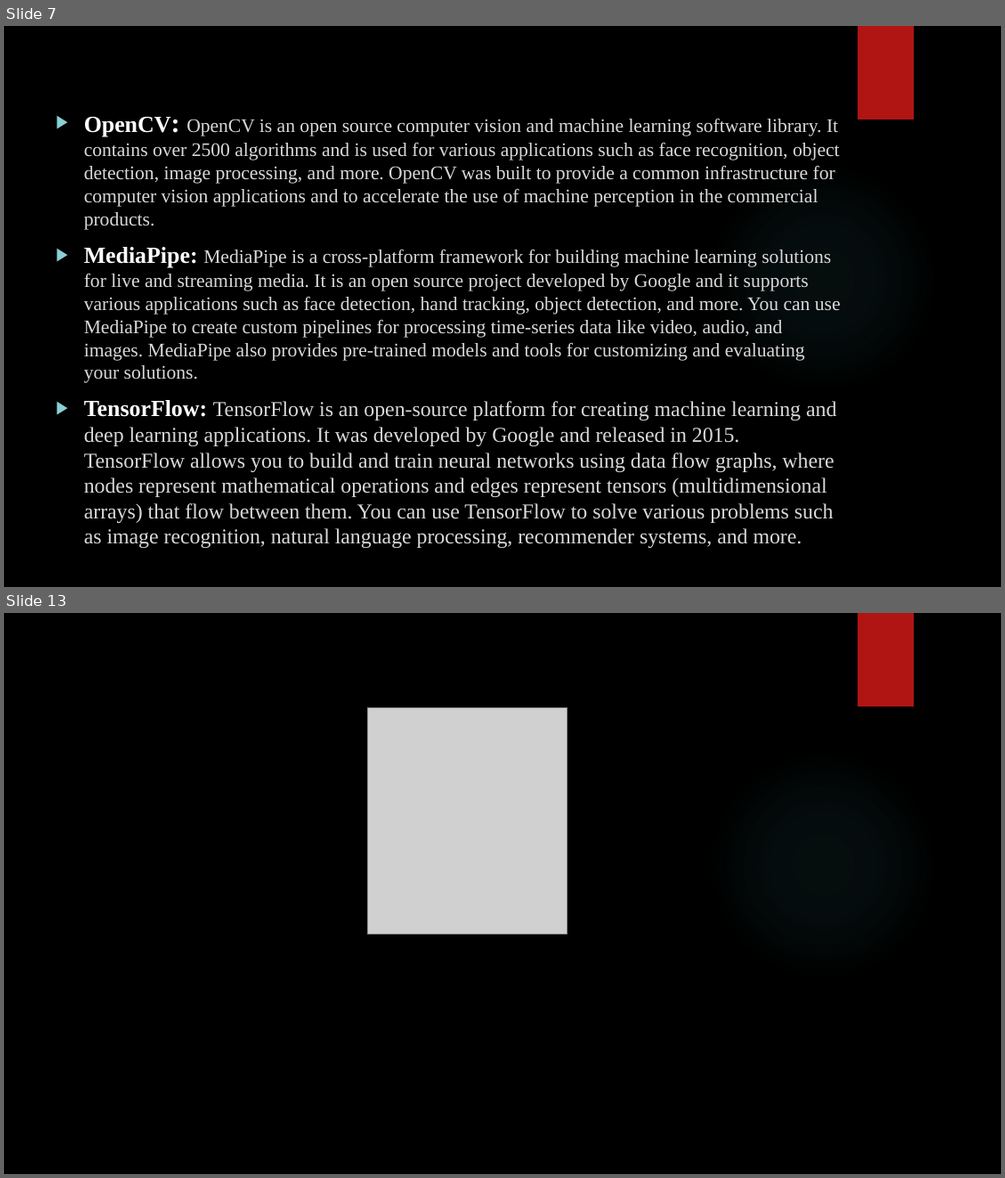
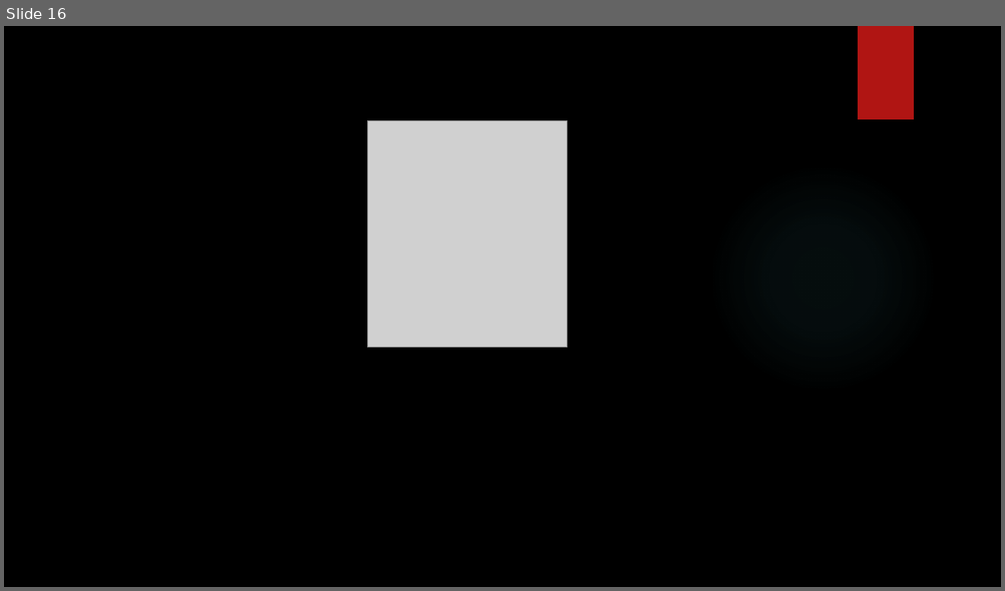
Before and after one commit to thatsabhishek/Gesture-Control-System, a slide deck: Gesture Control System.pptx. Shown one above the other, each under a label of ours: slides 7 and 13 before the commit, slide 16 after it; the slides between them are not shown. The pictures are 1005x1178 and 1005x591 pixels, drawn with LibreOffice and Linux fonts; fonts in the diff are those of the drawing; grey boxes stand for pictures; background and template pictures are left out. Boxes give left, top, right and bottom in pixels: in the first picture for what was removed or moved away, otherwise in the second. Text is boxed around its words. In the diff, an @@ line names an element or a change of style, - is before the commit and + after.

```diff
--- a/Gesture Control System.pptx
+++ b/Gesture Control System.pptx
@@ slide 7 removed at (4, 26, 1001, 587), background picture (left out); not listed: 2 template elements that a slide beside it also shows @@
@@ text removed at (84, 117, 841, 548) @@
-▶ OpenCV: OpenCV is an open source computer vision and machine learning software library. It contains over 2500 algorithms and is used for various applications such as face recognition, object detection, image processing, and more. OpenCV was built to provide a common infrastructure for computer vision applications and to accelerate the use of machine perception in the commercial products.
-▶ MediaPipe: MediaPipe is a cross-platform framework for building machine learning solutions for live and streaming media. It is an open source project developed by Google and it supports various applications such as face detection, hand tracking, object detection, and more. You can use MediaPipe to create custom pipelines for processing time-series data like video, audio, and images. MediaPipe also provides pre-trained models and tools for customizing and evaluating your solutions.
-▶ TensorFlow: TensorFlow is an open-source platform for creating machine learning and deep learning applications. It was developed by Google and released in 2015. TensorFlow allows you to build and train neural networks using data flow graphs, where nodes represent mathematical operations and edges represent tensors (multidimensional arrays) that flow between them. You can use TensorFlow to solve various problems such as image recognition, natural language processing, recommender systems, and more.
@@ what was slide 13 is now slide 16 @@
```
Also in this commit, not shown: 2 slides changed, 13 slides added, 9 other slides removed.
